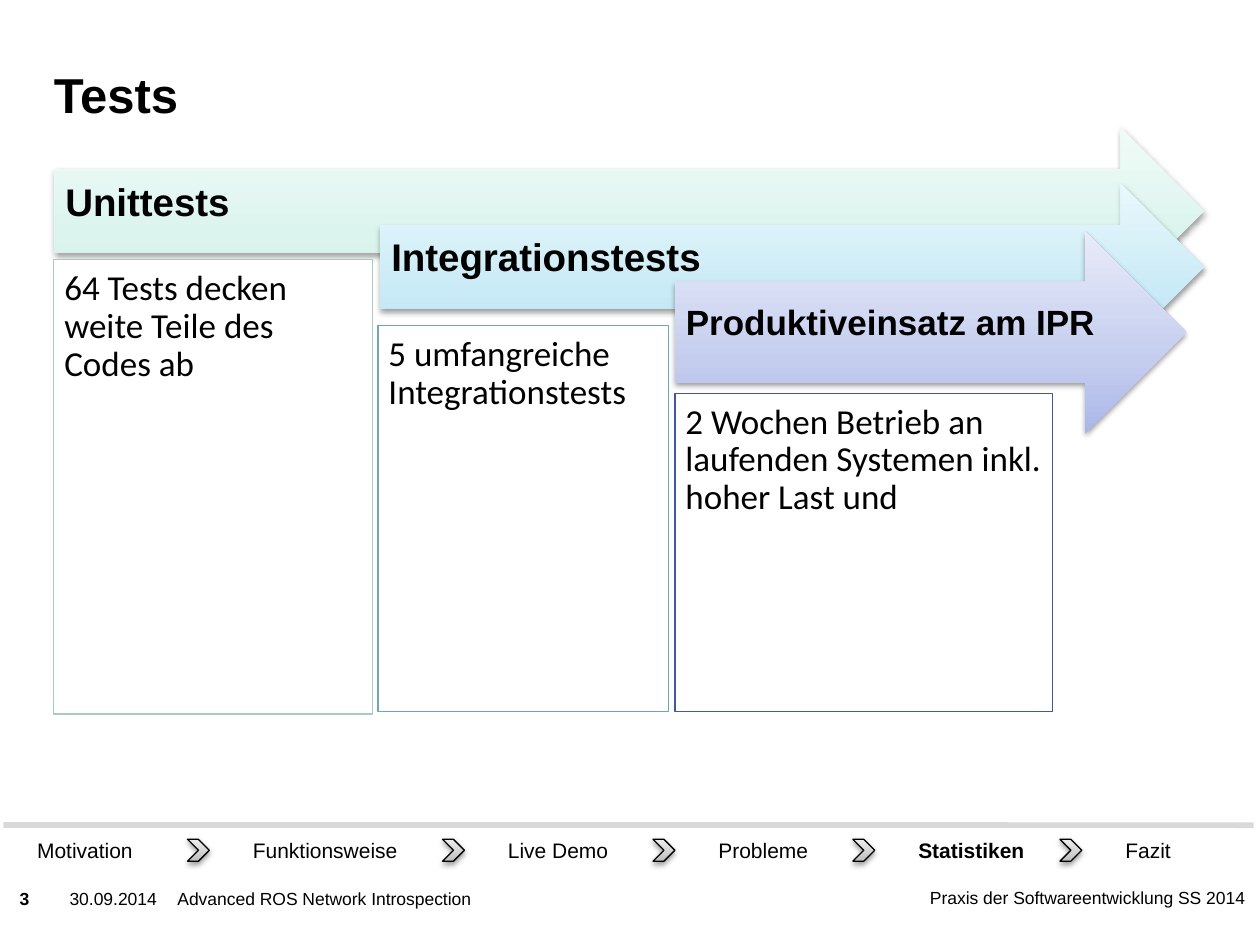
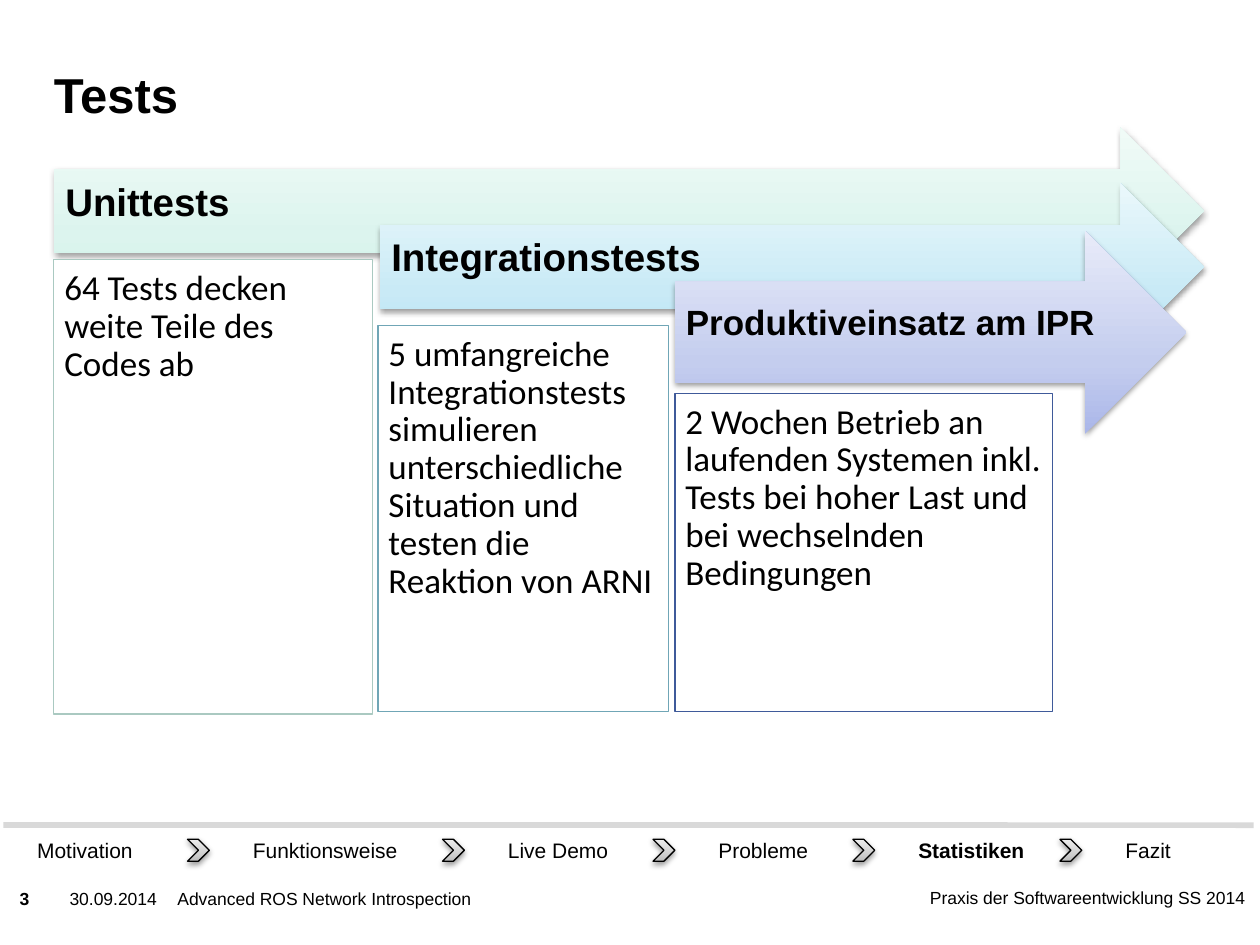
Before and after one commit to ROS-PSE/Documents, a slide deck: slide 3 of Präsentation/Abschluss.pptx. Drawn at 1260x945 pixels with LibreOffice and Linux fonts; fonts in the diff are those of the drawing; background and template pictures are left out. Boxes give left, top, right and bottom in pixels: in the first picture for what was removed or moved away, otherwise in the second. Text is boxed around its words. In the diff, an @@ line names an element or a change of style, - is before the commit and + after.

```diff
--- a/Präsentation/Abschluss.pptx
+++ b/Präsentation/Abschluss.pptx
@@ text at (x1=388, y1=341, x2=653, y2=594): text changed @@
-5 umfangreiche Integrationstests
+5 umfangreiche Integrationstests simulieren unterschiedliche Situation und testen die Reaktion von ARNI
@@ text at (x1=685, y1=409, x2=1041, y2=591): text changed @@
-2 Wochen Betrieb an laufenden Systemen inkl. hoher Last und
+2 Wochen Betrieb an laufenden Systemen inkl. Tests bei hoher Last und bei wechselnden Bedingungen
```
Also in this commit, not shown: 3 other slides changed.
